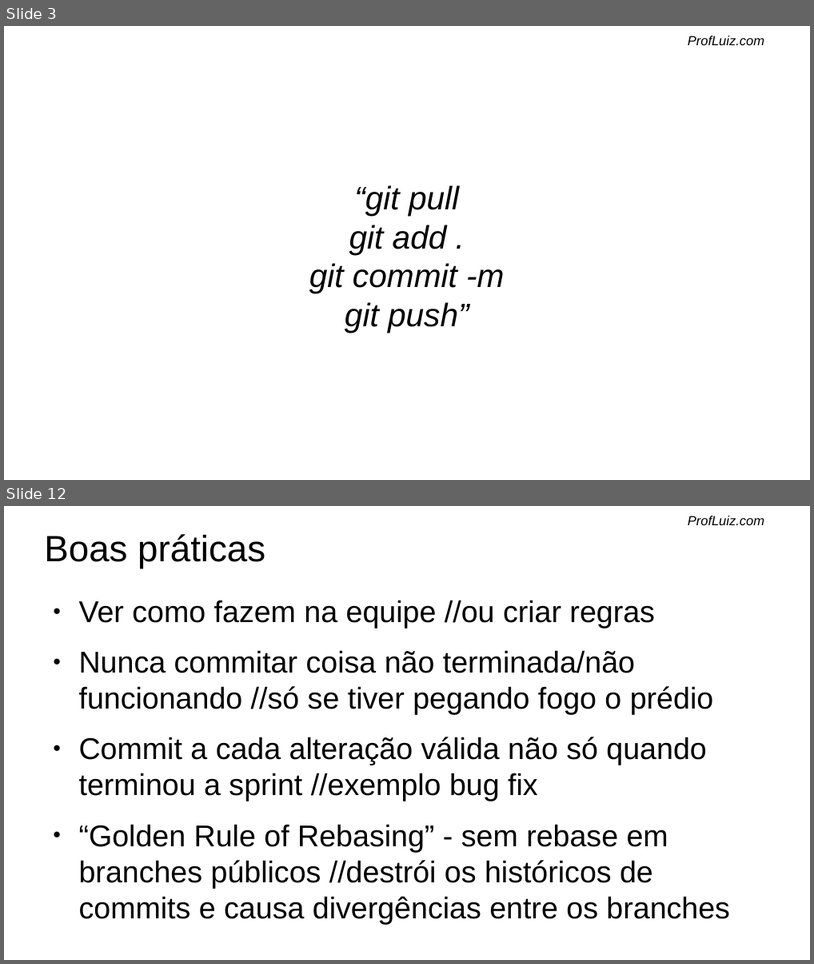
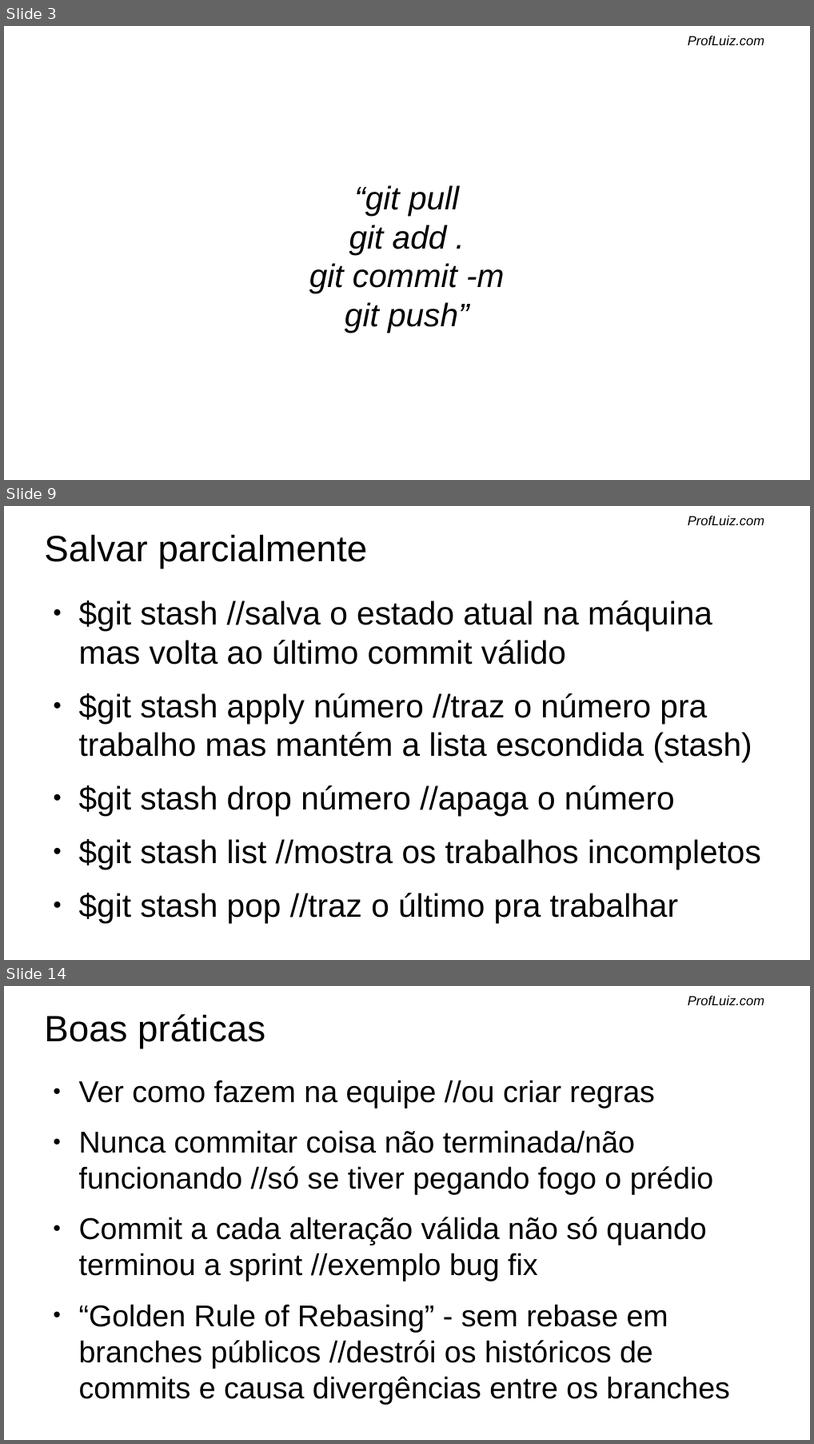
Before and after one commit to SenacSCST5/testes, a slide deck: git.odp. Shown one above the other, each under a label of ours: slides 3 and 12 before the commit, slides 3, 9 and 14 after it; the slides between them are not shown. The pictures are 814x964 and 814x1444 pixels, drawn with LibreOffice and Linux fonts; fonts in the diff are those of the drawing; background and template pictures are left out. Boxes give left, top, right and bottom in pixels: in the first picture for what was removed or moved away, otherwise in the second. Text is boxed around its words. In the diff, an @@ line names an element or a change of style, - is before the commit and + after.

```diff
--- a/git.odp
+++ b/git.odp
@@ slide 9 added at (4, 506, 810, 960), background #FFFFFF; not listed: 1 template element that a slide beside it also shows @@
@@ title added at (44, 535, 368, 568), 36 pt, text #000000 @@
+Salvar parcialmente
@@ text added at (79, 600, 762, 922), 32 pt, text #000000 @@
+● $git stash //salva o estado atual na máquina mas volta ao último commit válido
+● $git stash apply número //traz o número pra trabalho mas mantém a lista escondida (stash)
+● $git stash drop número //apaga o número
+● $git stash list //mostra os trabalhos incompletos
+● $git stash pop //traz o último pra trabalhar
@@ what was slide 12 is now slide 14 @@
```
Also in this commit, not shown: 7 slides changed, 2 other slides added, 11 slides removed.
